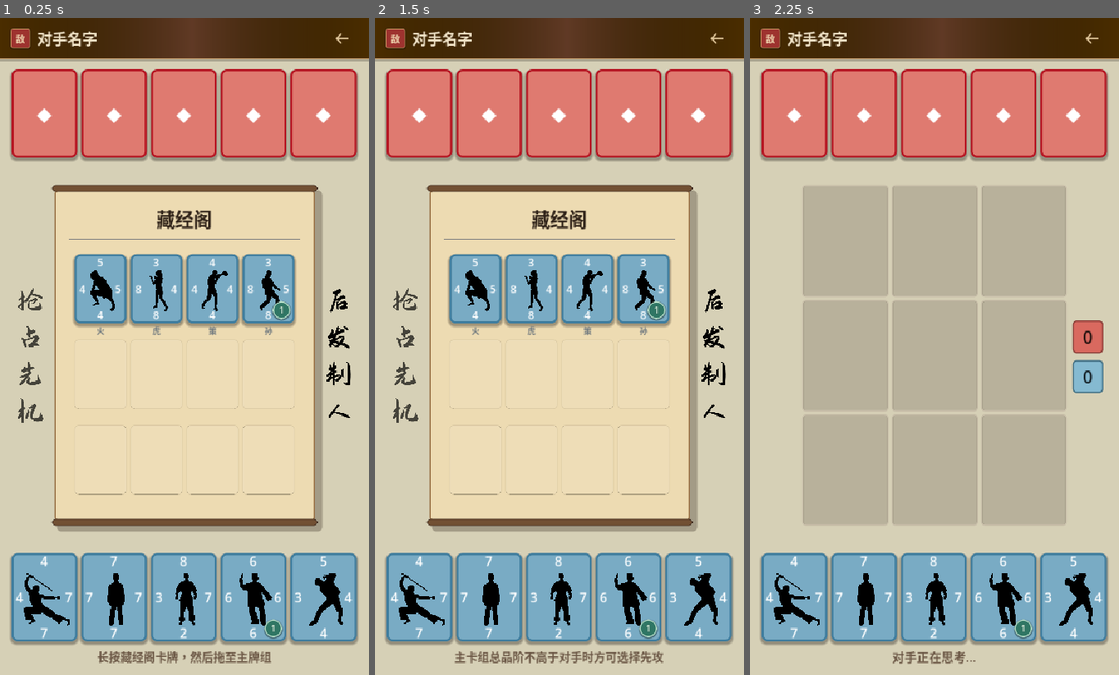
Above: before the commit, frames 1-3 (left to right).
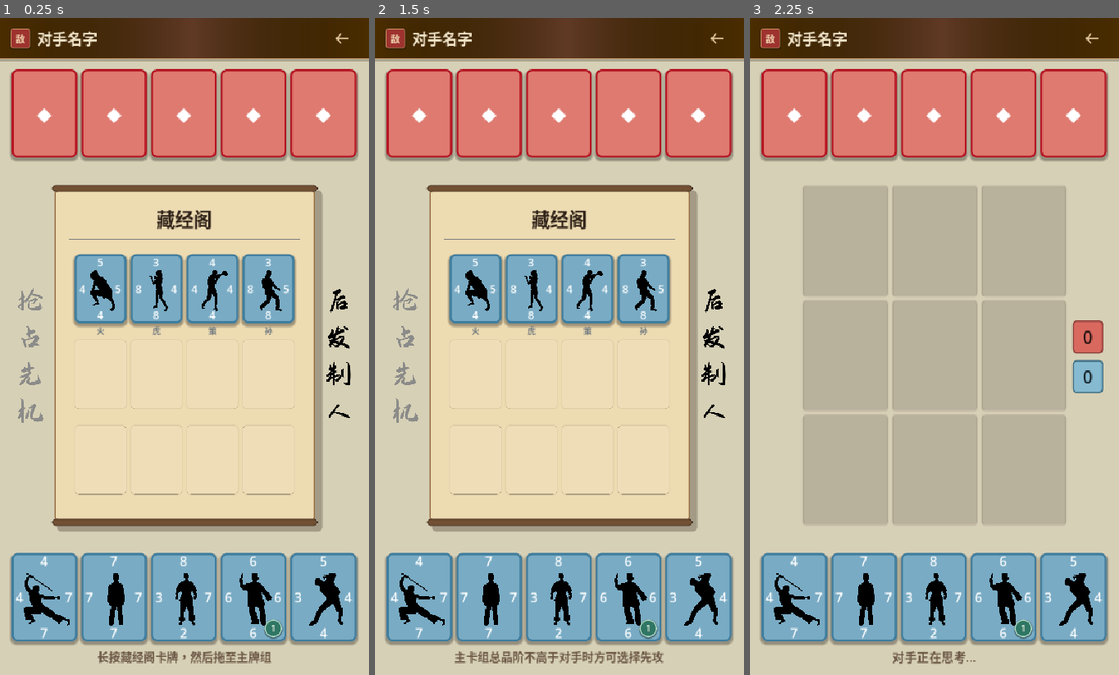
Above: after the commit, the same moments.

Repository: YLMstring/WuXiaCard
Game: Godot game, scene res://main.tscn
Same seed, same stepped clock (60 frames per second), same inputs: the game is played once before the commit and once after it.
Inputs (mouse positions are in pixels of both pictures, inside the frame that each line leads up to):
- Up to frame 1 (0.25 s): no input
- Up to frame 2 (1.5 s): click (404, 353) at 0.5 s; click (404, 353) at 1.25 s
- Up to frame 3 (2.25 s): click (1089, 353) at 2 s

The runs differ from the first frame. In frame 1, 0.4% of the frame differs, in the area x 4-79%, y 41-62%; in frame 2, 0.4%; in frame 3, nothing differs.

Commit message:
more stuff

Diff:
--- a/scripts/card_view.gd
+++ b/scripts/card_view.gd
@@ -19,6 +19,7 @@
 var owner_id: int = 0
 var playable: bool = false
 var face_down: bool = false
+var ki_badge_enabled: bool = true
 
 var _dragging: bool = false
 var _pointer_id: int = -2
@@ -91,7 +92,7 @@
 	var ki: int = int(card_data.get("ki", 0))
 	var has_ki_ability: bool = Abilities.card_uses_ki(card_data)
 	ki_value.text = str(ki)
-	ki_badge.visible = not face_down and (ki > 0 or has_ki_ability)
+	ki_badge.visible = ki_badge_enabled and not face_down and (ki > 0 or has_ki_ability)
 	ki_badge.modulate = Color.WHITE if ki > 0 else Color(0.55, 0.62, 0.59, 0.72)
 	art_placeholder.text = CARD_BACK_GLYPH if face_down else ""
 	_refresh_picture()
@@ -121,6 +122,12 @@
 func set_runtime_ki(value: int) -> void:
 	card_data["ki"] = maxi(value, 0)
 	_refresh_face_content()
+
+
+func set_ki_badge_enabled(value: bool) -> void:
+	ki_badge_enabled = value
+	if is_node_ready():
+		_refresh_face_content()
 
 
 func play_ki_gain_pulse(duration: float) -> void:
--- a/scripts/deck_builder_controller.gd
+++ b/scripts/deck_builder_controller.gd
@@ -14,8 +14,10 @@
 
 const DEFAULT_STATUS: String = "长按藏经阁卡牌，然后拖至主牌组"
 const GO_FIRST_BLOCKED_NOTICE: String = "主卡组总品阶不高于对手时方可选择先攻"
-const ACTIVE_INK_MODULATE: Color = Color.WHITE
-const BLOCKED_INK_MODULATE: Color = Color(0.48, 0.48, 0.48, 0.68)
+const ACTIVE_INK_COLOR: Color = Color("1a1513")
+const BLOCKED_INK_COLOR: Color = Color(0.52, 0.52, 0.52, 0.92)
+const PRESSED_CHOICE_SCALE: Vector2 = Vector2(0.94, 0.94)
+const PRESSED_CHOICE_MODULATE: Color = Color(1.0, 1.0, 1.0, 0.62)
 
 @export var profile_path: String = Store.DEFAULT_SAVE_PATH
 @export var upcoming_enemy_name: String = "对手名字"
@@ -33,6 +35,9 @@
 var _drag_proxy_offset: Vector2 = Vector2.ZERO
 var _effective_enemy_card_ids: Array[StringName] = []
 var _go_first_allowed: bool = true
+var _go_first_ink_material: ShaderMaterial = null
+var _choice_feedback_tweens: Dictionary = {}
+var _blocked_feedback_tween: Tween = null
 
 @onready var decor_backdrop: Control = $DecorBackdrop
 @onready var duel_canvas: Control = $DuelCanvas
@@ -220,6 +225,7 @@
 	_drag_proxy = CARD_SCENE.instantiate() as CardView
 	drag_layer.add_child(_drag_proxy)
 	_drag_proxy.mouse_filter = Control.MOUSE_FILTER_IGNORE
+	_drag_proxy.set_ki_badge_enabled(false)
 	_drag_proxy.configure(data, DuelRules.PLAYER_OWNER, false)
 	var source_slot: Variant = library_grid.debug_get_bound_slot(logical_index)
 	var source_size: Vector2 = Vector2(64.0, 86.0)
@@ -281,6 +287,7 @@
 func _on_go_first_pressed() -> void:
 	if not _go_first_allowed:
 		status_label.text = GO_FIRST_BLOCKED_NOTICE
+		_play_blocked_choice_feedback()
 		return
 	duel_requested.emit(DuelRules.PLAYER_OWNER)
 
@@ -382,8 +389,13 @@
 	var player_total: int = _get_tier_total(_get_player_main_deck_ids())
 	var enemy_total: int = _get_tier_total(_effective_enemy_card_ids)
 	_go_first_allowed = player_total <= enemy_total
-	go_first_button.modulate = ACTIVE_INK_MODULATE if _go_first_allowed else BLOCKED_INK_MODULATE
-	go_first_button.tooltip_text = "" if _go_first_allowed else GO_FIRST_BLOCKED_NOTICE
+	if _go_first_ink_material != null:
+		_go_first_ink_material.set_shader_parameter(
+			"ink_color",
+			ACTIVE_INK_COLOR if _go_first_allowed else BLOCKED_INK_COLOR
+		)
+	go_first_button.modulate = Color.WHITE
+	go_first_button.tooltip_text = ""
 
 
 func _set_start_controls_visible(controls_visible: bool) -> void:
@@ -395,6 +407,8 @@
 	var empty_style := StyleBoxEmpty.new()
 	for button: Button in [go_first_button, go_second_button]:
 		button.focus_mode = Control.FOCUS_NONE
+		button.button_down.connect(_on_start_button_down.bind(button))
+		button.button_up.connect(_on_start_button_up.bind(button))
 		for style_name: StringName in [
 			&"normal",
 			&"hover",
@@ -404,6 +418,57 @@
 			&"focus",
 		]:
 			button.add_theme_stylebox_override(style_name, empty_style)
+	var ink_shader := Shader.new()
+	ink_shader.code = """
+shader_type canvas_item;
+
+uniform vec4 ink_color : source_color = vec4(0.10, 0.08, 0.07, 1.0);
+
+void fragment() {
+	vec4 source = texture(TEXTURE, UV);
+	COLOR = vec4(ink_color.rgb, source.a * ink_color.a);
+}
+"""
+	_go_first_ink_material = ShaderMaterial.new()
+	_go_first_ink_material.shader = ink_shader
+	for child: Node in go_first_button.get_node("Characters").get_children():
+		if child is TextureRect:
+			(child as TextureRect).material = _go_first_ink_material
+
+
+func _on_start_button_down(button: Button) -> void:
+	_kill_choice_feedback_tween(button)
+	button.pivot_offset = button.size * 0.5
+	button.scale = PRESSED_CHOICE_SCALE
+	button.modulate = PRESSED_CHOICE_MODULATE
+
+
+func _on_start_button_up(button: Button) -> void:
+	_kill_choice_feedback_tween(button)
+	var tween: Tween = button.create_tween()
+	_choice_feedback_tweens[button.get_instance_id()] = tween
+	tween.set_trans(Tween.TRANS_BACK).set_ease(Tween.EASE_OUT)
+	tween.tween_property(button, "scale", Vector2.ONE, 0.10)
+	tween.parallel().tween_property(button, "modulate", Color.WHITE, 0.08)
+
+
+func _kill_choice_feedback_tween(button: Button) -> void:
+	var instance_id: int = button.get_instance_id()
+	var existing: Variant = _choice_feedback_tweens.get(instance_id, null)
+	if existing is Tween and (existing as Tween).is_valid():
+		(existing as Tween).kill()
+	_choice_feedback_tweens.erase(instance_id)
+
+
+func _play_blocked_choice_feedback() -> void:
+	if _blocked_feedback_tween != null and _blocked_feedback_tween.is_valid():
+		_blocked_feedback_tween.kill()
+	var resting_position: Vector2 = go_first_button.position
+	_blocked_feedback_tween = go_first_button.create_tween()
+	_blocked_feedback_tween.set_trans(Tween.TRANS_SINE).set_ease(Tween.EASE_IN_OUT)
+	_blocked_feedback_tween.tween_property(go_first_button, "position:x", resting_position.x - 4.0, 0.035)
+	_blocked_feedback_tween.tween_property(go_first_button, "position:x", resting_position.x + 4.0, 0.055)
+	_blocked_feedback_tween.tween_property(go_first_button, "position:x", resting_position.x, 0.035)
 
 
 func _style_header() -> void:
--- a/scripts/deck_library_slot.gd
+++ b/scripts/deck_library_slot.gd
@@ -31,6 +31,7 @@
 var _scrolling: bool = false
 var _drag_is_armed: bool = false
 var _dragging: bool = false
+var _drag_vacancy_visible: bool = false
 
 @onready var empty_frame: PanelContainer = $CardHost/EmptyFrame
 @onready var card_view: CardView = $CardHost/CardView
@@ -44,6 +45,7 @@
 	hold_timer.timeout.connect(_on_hold_timeout)
 	card_view.mouse_filter = Control.MOUSE_FILTER_IGNORE
 	card_view.set_anchors_and_offsets_preset(Control.PRESET_FULL_RECT)
+	card_view.set_ki_badge_enabled(false)
 	resized.connect(_layout_content)
 	_style_empty_frame()
 	_layout_content()
@@ -63,6 +65,7 @@
 		name_label.add_theme_color_override("font_color", _tier_name_color(card_data.get("tier", null)))
 		card_view.configure(card_data, DuelRules.PLAYER_OWNER, false)
 		card_view.set_face_down(false)
+	_set_drag_vacancy_visible(false)
 	modulate = Color.WHITE
 	scale = Vector2.ONE
 
@@ -85,6 +88,7 @@
 	_scrolling = false
 	_drag_is_armed = false
 	_dragging = false
+	_set_drag_vacancy_visible(false)
 	scale = Vector2.ONE
 	z_index = 0
 
@@ -177,6 +181,7 @@
 	if _drag_is_armed:
 		if not _dragging:
 			_dragging = true
+			_set_drag_vacancy_visible(true)
 			drag_started.emit(logical_index, card_data.duplicate(true), pointer_position)
 		drag_moved.emit(logical_index, pointer_position)
 		return
@@ -231,6 +236,17 @@
 	name_label.add_theme_font_size_override("font_size", clampi(int(short_side * 0.17), 9, 14))
 
 
+func _set_drag_vacancy_visible(value: bool) -> void:
+	_drag_vacancy_visible = value and not card_data.is_empty()
+	var occupied: bool = not card_data.is_empty()
+	card_view.visible = occupied and not _drag_vacancy_visible
+	empty_frame.visible = not occupied or _drag_vacancy_visible
+	name_label.visible = not _drag_vacancy_visible
+	if _drag_vacancy_visible:
+		scale = Vector2.ONE
+		z_index = 0
+
+
 func _tier_name_color(tier_value: Variant) -> Color:
 	if typeof(tier_value) == TYPE_INT and TIER_NAME_COLORS.has(int(tier_value)):
 		return TIER_NAME_COLORS[int(tier_value)] as Color
--- a/tests/test_deck_builder_integration.gd
+++ b/tests/test_deck_builder_integration.gd
@@ -51,6 +51,13 @@
 		"GoSecondButton/Characters/Ren",
 	]:
 		_check((canvas.get_node(control_path) as TextureRect).texture != null, "%s uses a supplied character picture" % control_path)
+	var ki_library_slot: Variant = grid.debug_get_bound_slot(3)
+	var library_ki_badge := ki_library_slot.get_node("CardHost/CardView/Overlay/KiBadge") as Control
+	_check(int(ki_library_slot.card_data.get("ki", 0)) > 0, "Library bead fixture uses a card with ki")
+	_check(not library_ki_badge.visible, "Library cards hide ki beads")
+	go_second.button_down.emit()
+	_check(go_second.scale.x < 1.0 and go_second.modulate.a < 1.0, "Opening choice visibly responds while held")
+	go_second.button_up.emit()
 	var profile: Dictionary = builder.debug_get_profile()
 	_check(_occupied_count(profile["library_slots"]) == 4, "Production scene starts with four library cards")
 	_check(grid.debug_get_bound_slot(4).is_empty(), "First slot after the full four-card row is empty")
@@ -62,7 +69,13 @@
 	builder.duel_requested.connect(func(owner_id: int) -> void: _duel_requests.append(owner_id))
 	var tier_totals: Vector2i = builder.debug_get_tier_totals()
 	_check(tier_totals == Vector2i(6, 5), "Default player and enemy tier totals are calculated from catalog data")
-	_check(not builder.debug_can_go_first() and go_first.modulate != Color.WHITE, "Higher-tier player deck greys the go-first ink")
+	_check(not builder.debug_can_go_first(), "Higher-tier player deck blocks the go-first choice")
+	var blocked_character := go_first.get_node("Characters/Qiang") as TextureRect
+	var blocked_material := blocked_character.material as ShaderMaterial
+	_check(blocked_material != null, "Blocked go-first ink uses a recoloring material")
+	if blocked_material != null:
+		var blocked_ink: Color = blocked_material.get_shader_parameter("ink_color")
+		_check(blocked_ink.r >= 0.45 and blocked_ink.g >= 0.45 and blocked_ink.b >= 0.45, "Blocked go-first strokes become clearly grey")
 	go_first.pressed.emit()
 	_check(_duel_requests.is_empty(), "Blocked go-first press does not request a duel")
 	_check(builder.debug_get_status() == "主卡组总品阶不高于对手时方可选择先攻", "Blocked go-first press shows the exact rule notice")
@@ -79,7 +92,7 @@
 	var exchanged: Dictionary = builder.debug_get_profile()
 	_check(String(exchanged["main_deck"][0]) == old_library_card, "Library card enters selected main-deck slot")
 	_check(String(exchanged["library_slots"][0]) == old_deck_card, "Displaced card occupies exact library source")
-	_check(builder.debug_can_go_first() and go_first.modulate == Color.WHITE, "Deck exchange immediately refreshes go-first eligibility")
+	_check(builder.debug_can_go_first(), "Deck exchange immediately refreshes go-first eligibility")
 	go_first.pressed.emit()
 	_check(_duel_requests.back() == DuelRules.PLAYER_OWNER, "Eligible go-first choice requests a player opening turn")
 	var reload_store: Variant = Store.new(_save_path)
--- a/tests/test_deck_library_grid.gd
+++ b/tests/test_deck_library_grid.gd
@@ -134,8 +134,19 @@
 	first.debug_begin_pointer(Vector2(10.0, 10.0))
 	first.debug_force_hold_timeout()
 	first.debug_move_pointer(Vector2(12.0, 24.0))
+	var dragged_card := first.get_node("CardHost/CardView") as CardView
+	var dragged_empty_frame := first.get_node("CardHost/EmptyFrame") as Control
+	var dragged_name := first.get_node("Name") as Label
+	_check(
+		not dragged_card.visible and dragged_empty_frame.visible and not dragged_name.visible,
+		"Active library drag leaves a visually empty slot behind"
+	)
 	first.debug_end_pointer(Vector2(12.0, 24.0))
 	_check(_drag_start_count == 1 and _drag_end_count == 2, "Movement after hold completes a drag")
+	_check(
+		dragged_card.visible and not dragged_empty_frame.visible and dragged_name.visible,
+		"Ending an uncommitted drag restores the library card and name"
+	)
 
 	grid.refresh_logical_index(0, "")
 	_check(first.is_empty(), "Recycled card slot clears to empty state")
